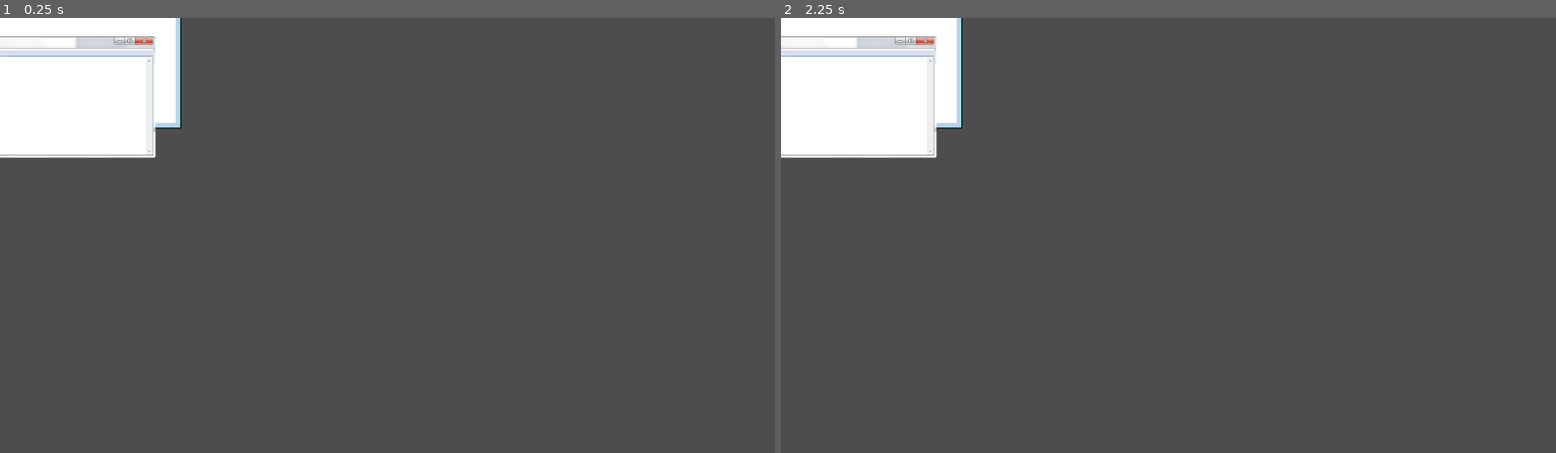
Above: before the commit, frames 1-2 (left to right).
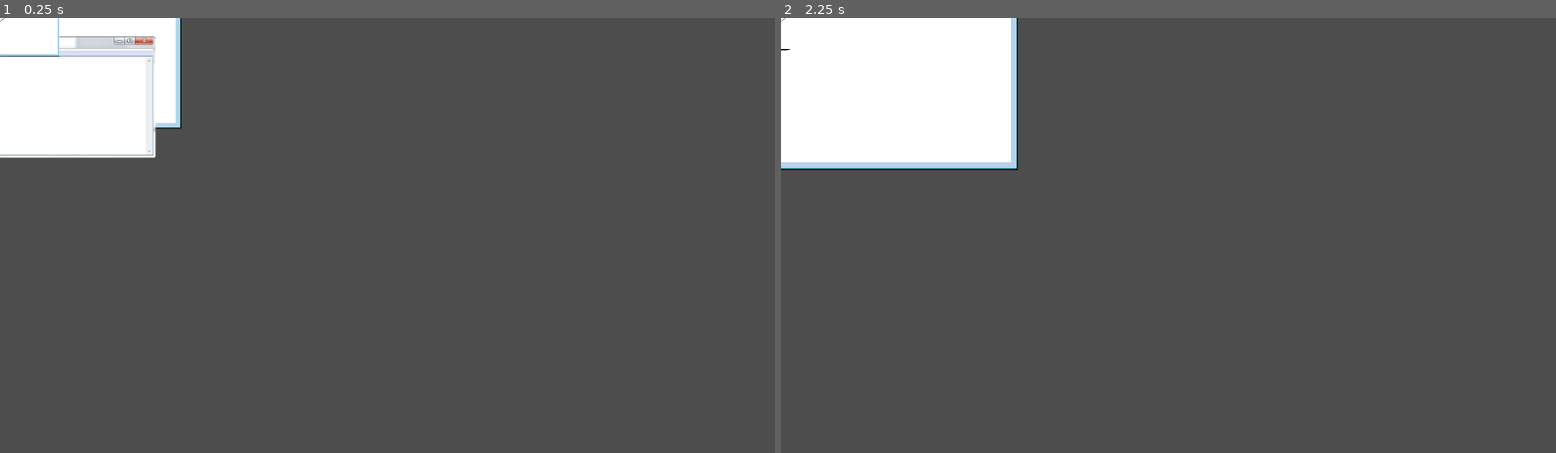
Above: after the commit, the same moments.

Repository: AlexandreAAA/Doc-Machine
Game: Godot game, scene res://Scene/robot.tscn
Two runs of this game, one before a commit and one after it. Both use one fixed random seed, a clock stepped at 60 frames per second and the inputs below. Before the commit the project has no main scene; this scene is started directly in both runs.
Inputs:
- Up to frame 1 (0.25 s): no input
- Up to frame 2 (2.25 s): tap Enter at 0.5, 2 s; hold S (bouton) 0.53-1.28 s; tap W (cable_alu) at 0.8, 1.35 s; tap Space (ram) at 1.25 s; tap Right (dessous_de_plat) at 1.55 s; hold Right (dessous_de_plat) from 2.03 s (still down)

The runs differ from the first frame. In frame 1, 0.1% of the frame differs, in the area x 0-8%, y 0-9%; in frame 2, 4.3%, in the area x 0-31%, y 0-35%.

Commit message:
Rajout des fenetres d'objectifs

Diff:
--- /dev/null
+++ b/Scene/fenetre.tscn
@@ -0,0 +1,44 @@
+[gd_scene load_steps=8 format=3 uid="uid://cekpjldiadjhk"]
+
+[ext_resource type="Texture2D" uid="uid://y50n5yrahh16" path="res://Assets/Visuel/vista_window.png" id="1_3fv8n"]
+[ext_resource type="Texture2D" uid="uid://5j4qrqn2eext" path="res://Assets/Visuel/starlink dl_window.png" id="2_16ibe"]
+[ext_resource type="Texture2D" uid="uid://cbupclrnfc2pn" path="res://Assets/Visuel/starlink download window.png" id="3_ko2d2"]
+[ext_resource type="Script" path="res://Script/fenetre.gd" id="4_2plnh"]
+[ext_resource type="Texture2D" uid="uid://bkgsiqht61k2b" path="res://Assets/Visuel/smile.png" id="5_oxwmj"]
+[ext_resource type="Texture2D" uid="uid://rvml2c5axvb3" path="res://Assets/Visuel/smile_talk.png" id="6_qjjh7"]
+
+[sub_resource type="SpriteFrames" id="SpriteFrames_idlb0"]
+animations = [{
+"frames": [{
+"duration": 1.0,
+"texture": ExtResource("1_3fv8n")
+}, {
+"duration": 1.0,
+"texture": ExtResource("2_16ibe")
+}, {
+"duration": 1.0,
+"texture": ExtResource("3_ko2d2")
+}],
+"loop": true,
+"name": &"default",
+"speed": 5.0
+}]
+
+[node name="Fenetre" type="AnimatedSprite2D" node_paths=PackedStringArray("base", "hovered")]
+z_index = -1
+z_as_relative = false
+scale = Vector2(0.3, 0.3)
+sprite_frames = SubResource("SpriteFrames_idlb0")
+script = ExtResource("4_2plnh")
+texture_base = ExtResource("5_oxwmj")
+texture_hovered = ExtResource("6_qjjh7")
+base = NodePath("Base")
+hovered = NodePath("Hovered")
+
+[node name="Base" type="Sprite2D" parent="."]
+z_index = 1
+z_as_relative = false
+
+[node name="Hovered" type="Sprite2D" parent="."]
+visible = false
+z_index = 2
--- /dev/null
+++ b/Scene/main.tscn
@@ -0,0 +1,92 @@
+[gd_scene load_steps=9 format=3 uid="uid://l8h8qx88wcyo"]
+
+[ext_resource type="Script" path="res://Script/main.gd" id="1_cnk85"]
+[ext_resource type="Texture2D" uid="uid://dit33rdmvrsr7" path="res://Assets/Visuel/vista 1080.png" id="3_ko6i4"]
+[ext_resource type="PackedScene" uid="uid://b1bu8m14gmsvv" path="res://Scene/robot.tscn" id="4_4l8r2"]
+[ext_resource type="VideoStream" path="res://Assets/boot_up_vista_1080.ogv" id="4_57r0x"]
+[ext_resource type="Texture2D" uid="uid://5j4qrqn2eext" path="res://Assets/Visuel/starlink dl_window.png" id="5_ky0b6"]
+[ext_resource type="Texture2D" uid="uid://csfypjidq8nne" path="res://Assets/Visuel/starlink progress bar mask.png" id="6_g4r3j"]
+[ext_resource type="FontFile" uid="uid://06tukd20hnrd" path="res://Assets/Visuel/calibri.otf" id="7_7liyl"]
+[ext_resource type="Texture2D" uid="uid://cs65ndtv5yi8c" path="res://Assets/Visuel/progressbar.png" id="8_15mye"]
+
+[node name="Node2D" type="Node2D" node_paths=PackedStringArray("robot", "end_timer", "download_window", "prog_bar", "dl_time_display")]
+script = ExtResource("1_cnk85")
+robot = NodePath("Robot")
+end_timer = NodePath("End_timer")
+download_window = NodePath("DL_window")
+prog_bar = NodePath("DL_window/TextureProgressBar")
+dl_time_display = NodePath("DL_window/RichTextLabel")
+dl_started = true
+
+[node name="End_timer" type="Timer" parent="."]
+one_shot = true
+autostart = true
+
+[node name="Camera2D" type="Camera2D" parent="."]
+position = Vector2(66, 96)
+
+[node name="Vista1080" type="Sprite2D" parent="."]
+z_index = -2
+position = Vector2(65, 96)
+texture = ExtResource("3_ko6i4")
+
+[node name="AspectRatioContainer" type="AspectRatioContainer" parent="."]
+layout_direction = 1
+anchors_preset = 15
+anchor_right = 1.0
+anchor_bottom = 1.0
+offset_left = -896.0
+offset_top = -444.0
+offset_right = 1024.0
+offset_bottom = 644.0
+grow_horizontal = 2
+grow_vertical = 2
+ratio = 1.7778
+
+[node name="VideoStreamPlayer" type="VideoStreamPlayer" parent="AspectRatioContainer"]
+layout_mode = 2
+stream = ExtResource("4_57r0x")
+
+[node name="Robot" parent="." instance=ExtResource("4_4l8r2")]
+position = Vector2(-291, 919)
+
+[node name="DL_window" type="Sprite2D" parent="."]
+physics_interpolation_mode = 2
+z_index = -1
+position = Vector2(634, 812)
+scale = Vector2(0.6, 0.6)
+texture = ExtResource("5_ky0b6")
+
+[node name="DL_window_mask" type="Sprite2D" parent="DL_window"]
+visible = false
+position = Vector2(7, 117)
+texture = ExtResource("6_g4r3j")
+
+[node name="RichTextLabel" type="RichTextLabel" parent="DL_window"]
+anchors_preset = 8
+anchor_left = 0.5
+anchor_top = 0.5
+anchor_right = 0.5
+anchor_bottom = 0.5
+offset_left = -455.5
+offset_top = -87.5
+offset_right = -153.5
+offset_bottom = -60.5
+grow_horizontal = 2
+grow_vertical = 2
+theme_override_colors/default_color = Color(0, 0, 0, 1)
+theme_override_fonts/normal_font = ExtResource("7_7liyl")
+theme_override_font_sizes/normal_font_size = 23
+tab_size = 6
+
+[node name="TextureProgressBar" type="TextureProgressBar" parent="DL_window"]
+offset_left = -423.333
+offset_top = 80.0
+offset_right = 435.667
+offset_bottom = 153.0
+max_value = 300.0
+texture_under = ExtResource("6_g4r3j")
+texture_progress = ExtResource("8_15mye")
+
+[connection signal="timeout" from="End_timer" to="." method="_on_end_timer_timeout"]
+[connection signal="finished" from="AspectRatioContainer/VideoStreamPlayer" to="." method="_on_video_stream_player_finished"]
--- a/Scene/robot.tscn
+++ b/Scene/robot.tscn
@@ -33,6 +33,8 @@
 [ext_resource type="Texture2D" uid="uid://dturt61qaqroq" path="res://Assets/Visuel/Bouche/bouche_moustache.png" id="29_v8w3j"]
 [ext_resource type="Texture2D" uid="uid://dlrtc8rh1lkjj" path="res://Assets/Visuel/Bouche/bouche_triste.png" id="30_10w7s"]
 [ext_resource type="Texture2D" uid="uid://y50n5yrahh16" path="res://Assets/Visuel/vista_window.png" id="33_u2yv8"]
+[ext_resource type="Script" path="res://Script/handler_fenetre.gd" id="34_2gxvx"]
+[ext_resource type="PackedScene" uid="uid://cekpjldiadjhk" path="res://Scene/fenetre.tscn" id="34_20iq8"]
 
 [sub_resource type="SpriteFrames" id="SpriteFrames_vepv7"]
 animations = [{
@@ -199,7 +201,7 @@
 "speed": 5.0
 }]
 
-[node name="Robot" type="Node2D" node_paths=PackedStringArray("dialog", "left_eye_sprite", "right_eye_sprite", "mouth_sprite", "timer_idle", "timer_transi_end")]
+[node name="Robot" type="Node2D" node_paths=PackedStringArray("dialog", "left_eye_sprite", "right_eye_sprite", "mouth_sprite", "timer_idle", "timer_transi_end", "fenetre_handler")]
 script = ExtResource("1_6dm20")
 dialog = NodePath("Dialog_Control")
 left_eye_sprite = NodePath("VistaWindow/Node2D/Left_Eye")
@@ -208,6 +210,7 @@
 timer_idle = NodePath("Timer_idle")
 timer_transi_end = NodePath("Timer_Transi_End")
 timer_idle_time = 20.0
+fenetre_handler = NodePath("Icones_objets")
 size_input_table = 10
 metadata/_edit_horizontal_guides_ = [221.0]
 
@@ -252,5 +255,40 @@
 wait_time = 5.0
 one_shot = true
 
+[node name="Icones_objets" type="Node2D" parent="." node_paths=PackedStringArray("cable_alu", "fil", "ram", "gpu", "ventilo", "grille", "bouton", "enceinte", "dessous_de_plat", "jack")]
+script = ExtResource("34_2gxvx")
+cable_alu = NodePath("cable_alu")
+fil = NodePath("fil")
+ram = NodePath("ram")
+gpu = NodePath("gpu")
+ventilo = NodePath("ventilo")
+grille = NodePath("grille")
+bouton = NodePath("bouton")
+enceinte = NodePath("enceinte")
+dessous_de_plat = NodePath("dessous_de_plat")
+jack = NodePath("jack")
+
+[node name="cable_alu" parent="Icones_objets" instance=ExtResource("34_20iq8")]
+texture_base = ExtResource("3_pguk4")
+texture_hovered = ExtResource("2_ka5wi")
+
+[node name="fil" parent="Icones_objets" instance=ExtResource("34_20iq8")]
+
+[node name="ram" parent="Icones_objets" instance=ExtResource("34_20iq8")]
+
+[node name="gpu" parent="Icones_objets" instance=ExtResource("34_20iq8")]
+
+[node name="ventilo" parent="Icones_objets" instance=ExtResource("34_20iq8")]
+
+[node name="grille" parent="Icones_objets" instance=ExtResource("34_20iq8")]
+
+[node name="bouton" parent="Icones_objets" instance=ExtResource("34_20iq8")]
+
+[node name="enceinte" parent="Icones_objets" instance=ExtResource("34_20iq8")]
+
+[node name="dessous_de_plat" parent="Icones_objets" instance=ExtResource("34_20iq8")]
+
+[node name="jack" parent="Icones_objets" instance=ExtResource("34_20iq8")]
+
 [connection signal="timeout" from="Timer_idle" to="." method="_on_timer_idle_timeout"]
 [connection signal="timeout" from="Timer_Transi_End" to="." method="_on_timer_transi_end_timeout"]
--- /dev/null
+++ b/Script/fenetre.gd
@@ -0,0 +1,24 @@
+extends AnimatedSprite2D
+
+@export var texture_base : Texture2D
+@export var texture_hovered : Texture2D
+@export var base : Sprite2D
+@export var hovered : Sprite2D
+
+func _ready() -> void:
+	base.texture = texture_base
+	hovered.texture = texture_hovered
+
+func hovering():
+	scale = Vector2(1.2,1.2)
+	base.hide()
+	hovered.show()
+	#var tween = get_tree().create_tween()
+	#tween.tween_property(self, "scale", Vector2(1.2,1.2),0.1)
+
+func dehovering():
+	scale = Vector2(0.3,0.3)
+	base.show()
+	hovered.hide()
+	#var tweeen = get_tree().create_tween()
+	#tweeen.tween_property(self, "scale", Vector2(0.3,0.3),0.1)
--- /dev/null
+++ b/Script/handler_fenetre.gd
@@ -0,0 +1,32 @@
+extends Node2D
+
+@export var cable_alu : AnimatedSprite2D
+@export var fil : AnimatedSprite2D
+@export var ram : AnimatedSprite2D
+@export var gpu : AnimatedSprite2D
+@export var ventilo : AnimatedSprite2D
+@export var grille : AnimatedSprite2D
+@export var bouton : AnimatedSprite2D
+@export var enceinte : AnimatedSprite2D
+@export var dessous_de_plat : AnimatedSprite2D
+@export var jack : AnimatedSprite2D
+
+var tab_fenetre = []
+func _ready() -> void:
+	tab_fenetre.resize(10)
+	tab_fenetre[5] = cable_alu
+	tab_fenetre[9] = fil
+	tab_fenetre[0] = ram
+	tab_fenetre[4] = gpu
+	tab_fenetre[2] = ventilo
+	tab_fenetre[8] = grille
+	tab_fenetre[7] = bouton
+	tab_fenetre[6] = enceinte
+	tab_fenetre[3] = dessous_de_plat
+	tab_fenetre[1] = jack
+
+func scale_up(choix_fenetre):
+	tab_fenetre[choix_fenetre].hovering()
+
+func scale_down(choix_fenetre):
+	tab_fenetre[choix_fenetre].dehovering()
--- a/Script/main.gd
+++ b/Script/main.gd
@@ -24,8 +24,6 @@
 		dl_start()
 	prog_bar.value = (end_timer_time - end_timer.time_left)
 	update_displayed_time()
-	if end_timer.time_left <= 110:
-		pass
 
 func _on_end_timer_timeout() -> void:
 	robot.ending(false)
@@ -45,3 +43,7 @@
 
 func update_displayed_time():
 	dl_time_display.text = str(snapped(end_timer.time_left/60, 0.01)) + " minutes restantes"
+
+
+func _on_video_stream_player_finished() -> void:
+	dl_started = false
--- a/Script/robot.gd
+++ b/Script/robot.gd
@@ -7,6 +7,7 @@
 @export var timer_idle : Timer
 @export var timer_transi_end : Timer
 @export var timer_idle_time := 5.0
+@export var fenetre_handler : Node2D
 var victory_condition : Array[bool]
 var input_table : Array[bool]
 var once_dialog_array : Array[bool]
@@ -69,8 +70,9 @@
 		input_table[ran] = true
 
 func check_input_table(event):
-	if !dialog.has_text:
-		if event.is_action_pressed("ram"):
+	if event.is_action_pressed("ram"):
+		fenetre_handler.scale_up(0)
+		if !dialog.has_text:
 			if once_dialog_array[0]:
 				once_dialog_array[0] = false
 				input_table[0] = false
@@ -78,7 +80,11 @@
 					talk("GoodRam")
 				else:
 					talk("BadRam")
-		if event.is_action_pressed("jack"):
+	if event.is_action_released("ram"):
+		fenetre_handler.scale_down(0)
+	if event.is_action_pressed("jack"):
+		fenetre_handler.scale_up(1)
+		if !dialog.has_text:
 			if once_dialog_array[1]:
 				once_dialog_array[1] = false
 				input_table[1] = false
@@ -87,7 +93,11 @@
 					talk("GoodJack")
 				else:
 					talk("BadJack")
-		if event.is_action_pressed("ventilo"):
+	if event.is_action_released("jack"):
+		fenetre_handler.scale_down(1)
+	if event.is_action_pressed("ventilo"):
+		fenetre_handler.scale_up(2)
+		if !dialog.has_text:
 			if once_dialog_array[2]:
 				once_dialog_array[2] = false
 				input_table[2] = false
@@ -95,7 +105,11 @@
 					talk("GoodVentilo")
 				else:
 					talk("BadVentilo")
-		if event.is_action_pressed("dessous_de_plat"):
+	if event.is_action_released("ventilo"):
+		fenetre_handler.scale_down(2)
+	if event.is_action_pressed("dessous_de_plat"):
+		fenetre_handler.scale_up(3)
+		if !dialog.has_text:
 			if once_dialog_array[3]:
 				once_dialog_array[3] = false
 				input_table[3] = false
@@ -103,7 +117,11 @@
 					talk("GoodDessous_de_plat")
 				else:
 					talk("BadDessous_de_plat")
-		if event.is_action_pressed("gpu"):
+	if event.is_action_released("dessous_de_plat"):
+		fenetre_handler.scale_down(3)
+	if event.is_action_pressed("gpu"):
+		fenetre_handler.scale_up(4)
+		if !dialog.has_text:
 			if once_dialog_array[4]:
 				once_dialog_array[4] = false
 				input_table[4] = false
@@ -111,7 +129,11 @@
 					talk("GoodGpu")
 				else:
 					talk("BadGpu")
-		if event.is_action_pressed("cable_alu"):
+	if event.is_action_released("gpu"):
+		fenetre_handler.scale_down(4)
+	if event.is_action_pressed("cable_alu"):
+		fenetre_handler.scale_up(5)
+		if !dialog.has_text:
 			if once_dialog_array[5]:
 				once_dialog_array[5] = false
 				input_table[5] = false
@@ -119,7 +141,11 @@
 					talk("GoodCable_alu")
 				else:
 					talk("BadCable_alu")
-		if event.is_action_pressed("enceinte"):
+	if event.is_action_released("cable_alu"):
+		fenetre_handler.scale_down(5)
+	if event.is_action_pressed("enceinte"):
+		fenetre_handler.scale_up(6)
+		if !dialog.has_text:
 			if once_dialog_array[6]:
 				once_dialog_array[6] = false
 				input_table[6] = false
@@ -127,7 +153,11 @@
 					talk("GoodEnceinte")
 				else:
 					talk("BadEnceinte")
-		if event.is_action_pressed("bouton"):
+	if event.is_action_released("enceinte"):
+		fenetre_handler.scale_down(6)
+	if event.is_action_pressed("bouton"):
+		fenetre_handler.scale_up(7)
+		if !dialog.has_text:
 			if once_dialog_array[7]:
 				once_dialog_array[7] = false
 				input_table[7] = false
@@ -135,7 +165,11 @@
 					talk("GoodBouton")
 				else:
 					talk("BadBouton")
-		if event.is_action_pressed("fil"):
+	if event.is_action_released("bouton"):
+		fenetre_handler.scale_down(7)
+	if event.is_action_pressed("fil"):
+		fenetre_handler.scale_up(8)
+		if !dialog.has_text:
 			if once_dialog_array[8]:
 				once_dialog_array[8] = false
 				input_table[8] = false
@@ -143,7 +177,11 @@
 					talk("GoodFil")
 				else:
 					talk("BadFil")
-		if event.is_action_pressed("grille"):
+	if event.is_action_released("fil"):
+		fenetre_handler.scale_down(8)
+	if event.is_action_pressed("grille"):
+		fenetre_handler.scale_up(9)
+		if !dialog.has_text:
 			if once_dialog_array[9]:
 				once_dialog_array[9] = false
 				input_table[9] = false
@@ -151,6 +189,8 @@
 					talk("GoodGrille")
 				else:
 					talk("BadGrille")
+	if event.is_action_released("grille"):
+		fenetre_handler.scale_down(9)
 
 func check_victory() -> bool:
 	if input_table.count(true) == 0:
Not shown: 1 places in Scene/robot.tscn that only renumber resources
